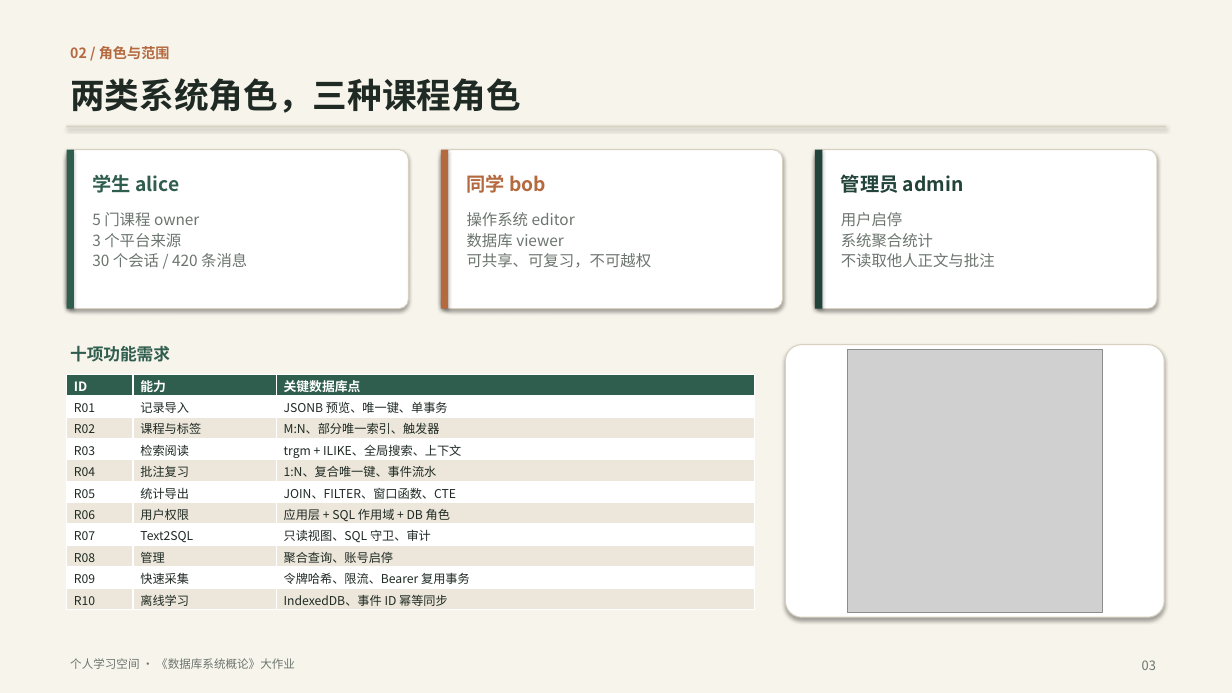
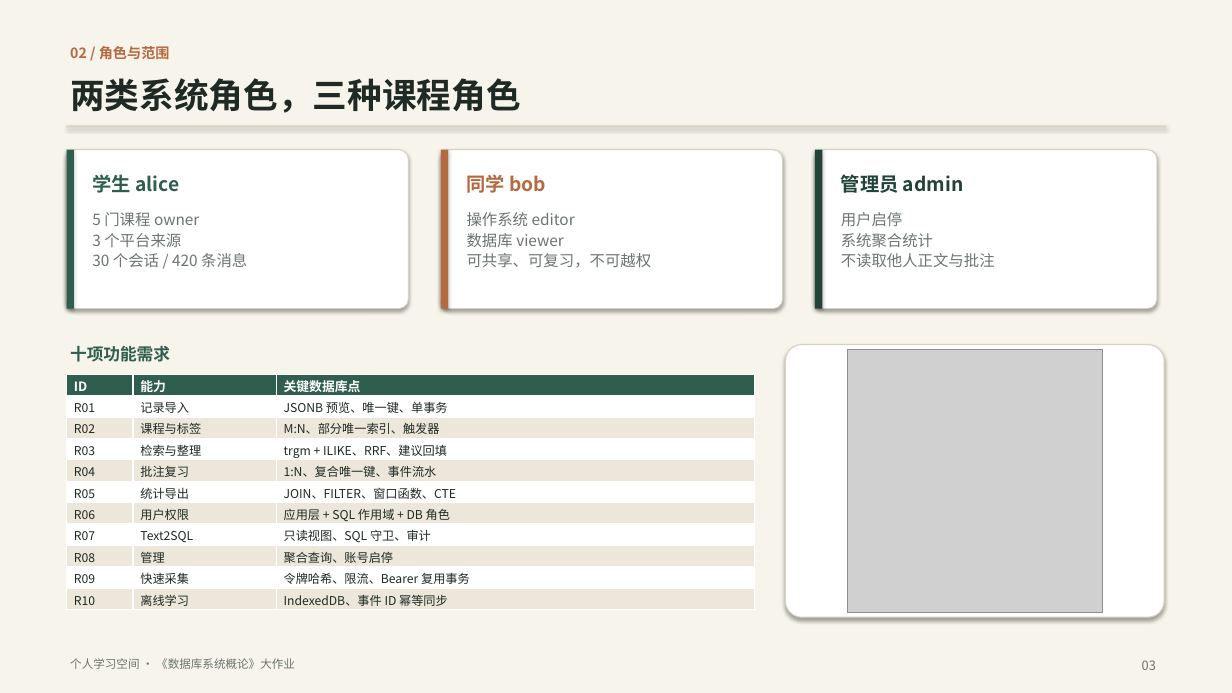
Before and after one commit to ycl-berserk/2026Database, a slide deck: slide 3 of docs/汇报.pptx. Drawn at 1232x693 pixels with LibreOffice and Linux fonts; fonts in the diff are those of the drawing; grey boxes stand for pictures. Boxes give left, top, right and bottom in pixels: in the first picture for what was removed or moved away, otherwise in the second. Text is boxed around its words. In the diff, an @@ line names an element or a change of style, - is before the commit and + after.

Commit message:
feat: 会话整理建议（AI 摘要与标签）R6
- 新增 ai_service：可选 OpenAI 兼容调用，未配置 Key 时隐藏入口
- 建议仅填入现有整理表单，人工确认后落库；摘要复用 summary 批注
- 标签统一走 tag_service.get_or_create_tag，保持幂等与配色一致
- 新增单元/集成测试、verify 检查与文档、PPT 更新

```diff
--- a/docs/汇报.pptx
+++ b/docs/汇报.pptx
@@ table at [67,374,755,610] @@
-row 4, column 2: 检索阅读
+row 4, column 2: 检索与整理
-row 4, column 3: trgm + ILIKE、全局搜索、上下文
+row 4, column 3: trgm + ILIKE、RRF、建议回填
```
Also in this commit, not shown: 4 other slides changed, 24 other files.
